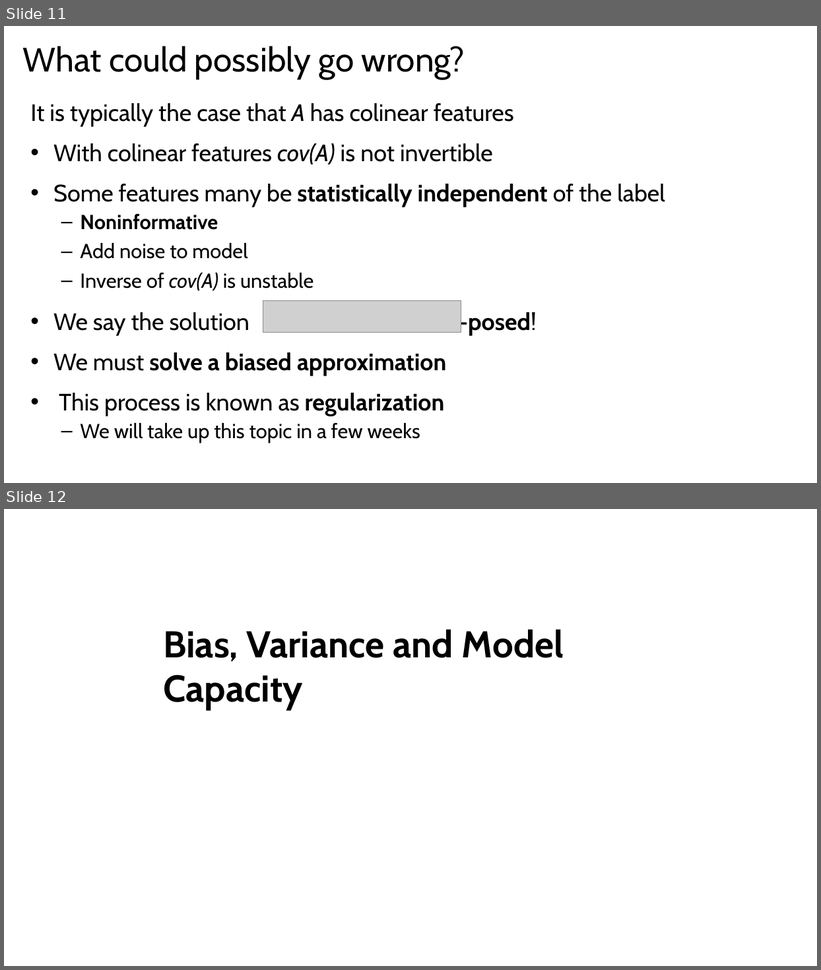
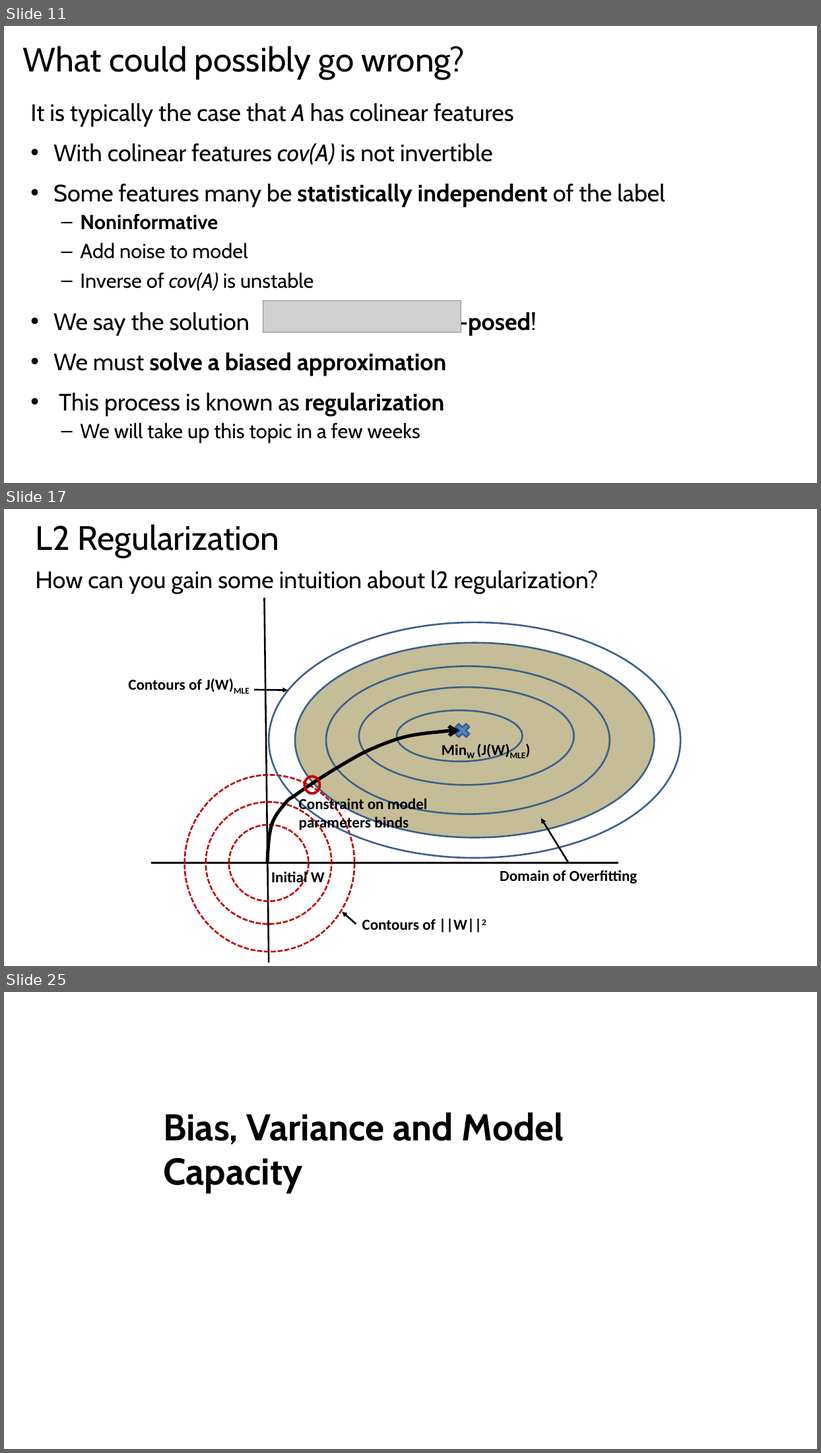
Before and after one commit to StephenElston/CSCI-E25, a slide deck: Slides/OldSlides/4_MachineLearningForCV.pptx. Shown one above the other, each under a label of ours: slides 11 and 12 before the commit, slides 11, 17 and 25 after it; the slides between them are not shown. The pictures are 821x970 and 821x1453 pixels, drawn with LibreOffice and Linux fonts; fonts in the diff are those of the drawing; grey boxes stand for pictures. Boxes give left, top, right and bottom in pixels: in the first picture for what was removed or moved away, otherwise in the second. Text is boxed around its words. In the diff, an @@ line names an element or a change of style, - is before the commit and + after.

```diff
--- a/Slides/OldSlides/4_MachineLearningForCV.pptx
+++ b/Slides/OldSlides/4_MachineLearningForCV.pptx
@@ slide 17 added at <box>4,509,817,966</box>, background #FFFFFF @@
@@ title added at <box>36,524,280,557</box>, 40 pt, text #000000 @@
+L2 Regularization
@@ text added at <box>35,570,599,594</box>, 28 pt, text #000000 @@
+How can you gain some intuition about l2 regularization?
@@ line added from (265, 598) to (269, 963), #000000 2 pt @@
@@ ellipse added at <box>269,623,680,858</box>, outline #3A5F8C 2 pt @@
@@ ellipse added at <box>295,642,654,838</box>, fill #C4BD97, outline #3A5F8C 2 pt @@
@@ ellipse added at <box>326,666,610,815</box>, outline #3A5F8C 2 pt @@
@@ text added at <box>128,679,250,694</box>, 18 pt, text #000000, bold @@
+Contours of J(W)MLE
@@ arrow added from (254, 690) to (288, 690), #000000 2 pt @@
@@ ellipse added at <box>359,687,574,785</box>, outline #3A5F8C 2 pt @@
@@ ellipse added at <box>397,710,523,762</box>, outline #3A5F8C 2 pt @@
@@ cross added at <box>452,722,473,741</box>, fill #4F81BD, outline #3A5F8C 2 pt @@
@@ freeform shape added at <box>267,730,459,863</box>, outline #000000 4 pt @@
@@ text added at <box>477,744,526,759</box>, 18 pt, text #000000, bold @@
+MinW (J(W)MLE)
@@ ellipse added at <box>185,775,354,952</box>, outline #C00000 2 pt dashed @@
@@ ellipse added at <box>305,777,320,794</box>, outline #C00000 3 pt @@
@@ ellipse added at <box>206,803,331,924</box>, outline #C00000 2 pt dashed @@
@@ text added at <box>299,797,428,832</box>, 18 pt, text #000000, bold @@
+Constraint on model parameters binds
@@ ellipse added at <box>229,825,308,902</box>, outline #C00000 2 pt dashed @@
@@ arrow added from (569, 863) to (541, 819), #000000 2 pt @@
@@ line added from (618, 863) to (152, 863), #000000 2 pt @@
@@ text added at <box>271,870,325,887</box>, 18 pt, text #000000, bold @@
+Initial W
@@ text added at <box>500,870,638,884</box>, 18 pt, text #000000, bold @@
+Domain of Overfitting
@@ arrow added from (356, 924) to (342, 912), #000000 2 pt @@
@@ text added at <box>362,919,486,933</box>, 18 pt, text #000000, bold @@
+Contours of ||W||2
@@ what was slide 12 is now slide 25 @@
```
Also in this commit, not shown: 12 other slides added.
